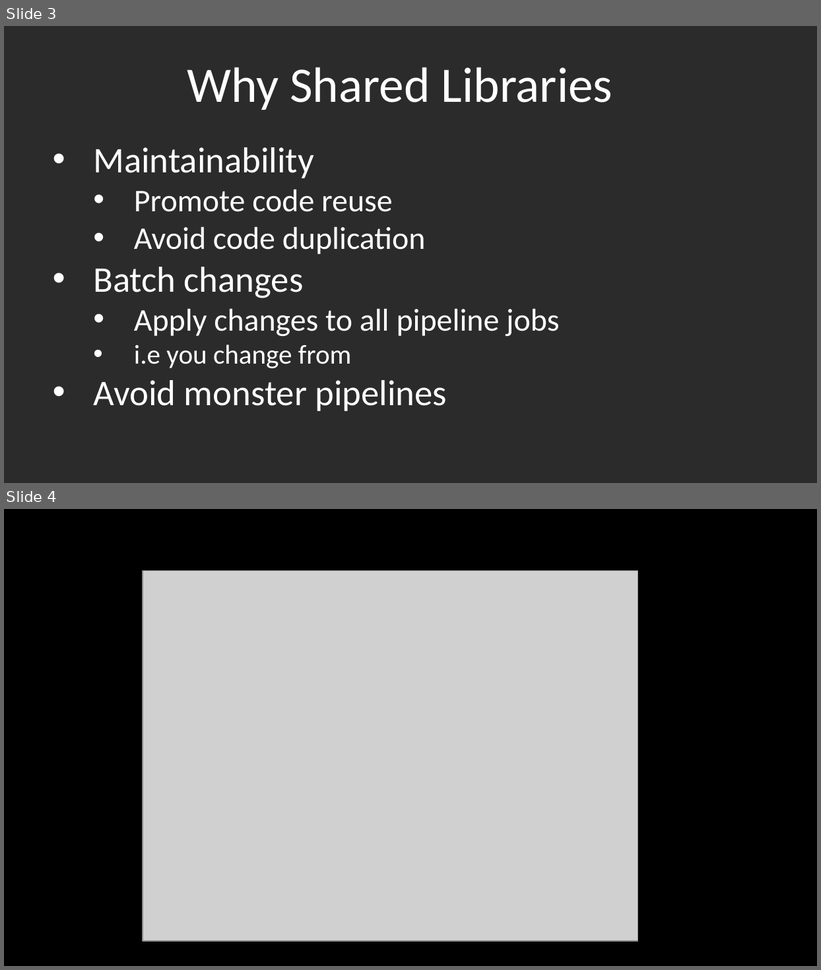
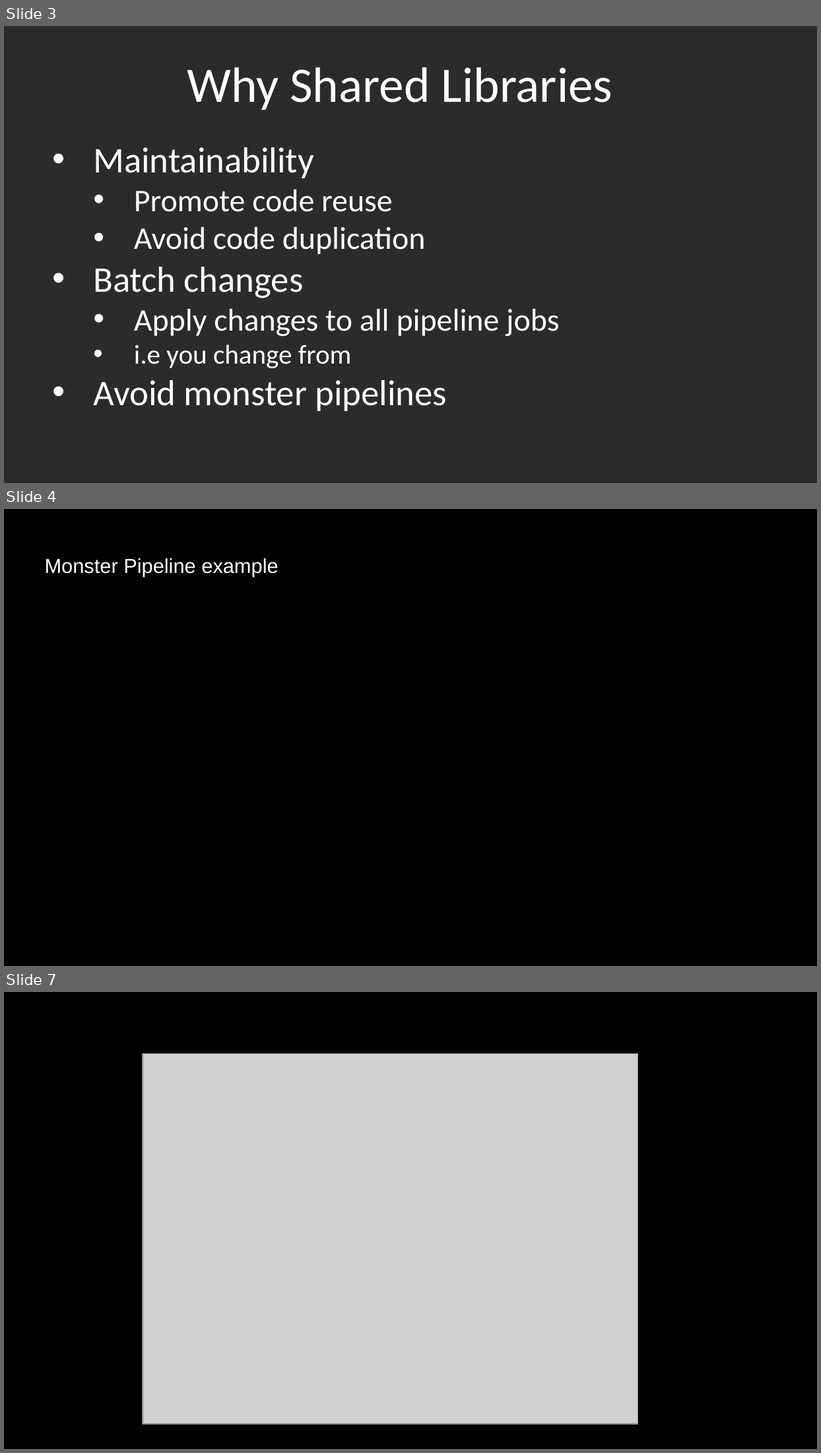
Before and after one commit to AnimalLogic/jenkins_pipeline, a slide deck: SharedPipelinePresentation.pptx. Shown one above the other, each under a label of ours: slides 3 and 4 before the commit, slides 3, 4 and 7 after it; the slides between them are not shown. The pictures are 821x970 and 821x1453 pixels, drawn with LibreOffice and Linux fonts; fonts in the diff are those of the drawing; grey boxes stand for pictures; background and template pictures are left out; a plain dark background stands for a picture behind light text. Boxes give left, top, right and bottom in pixels: in the first picture for what was removed or moved away, otherwise in the second. Text is boxed around its words. In the diff, an @@ line names an element or a change of style, - is before the commit and + after.

```diff
--- a/SharedPipelinePresentation.pptx
+++ b/SharedPipelinePresentation.pptx
@@ slide 4 added at (x1=4, y1=509, x2=817, y2=966), background picture (left out) @@
@@ title added at (x1=45, y1=558, x2=278, y2=577), 18 pt, text #FFFFFF @@
+Monster Pipeline example
@@ what was slide 4 is now slide 7 @@
```
Also in this commit, not shown: 4 slides changed, 2 other slides added.
